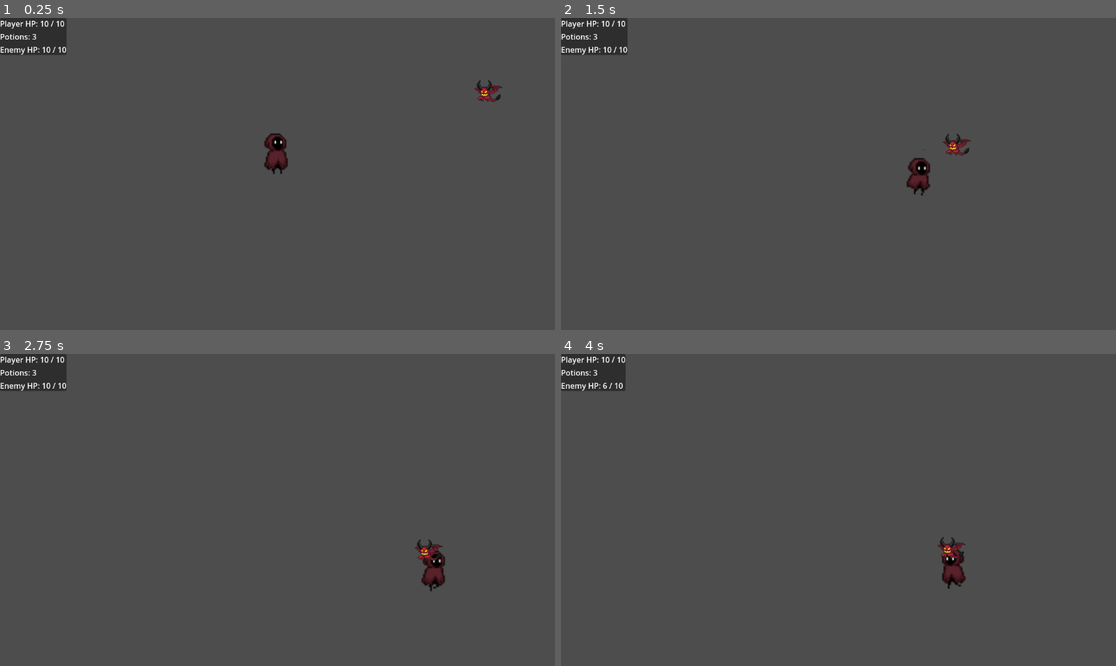
Above: before the commit, frames 1-4 (two rows, left to right).
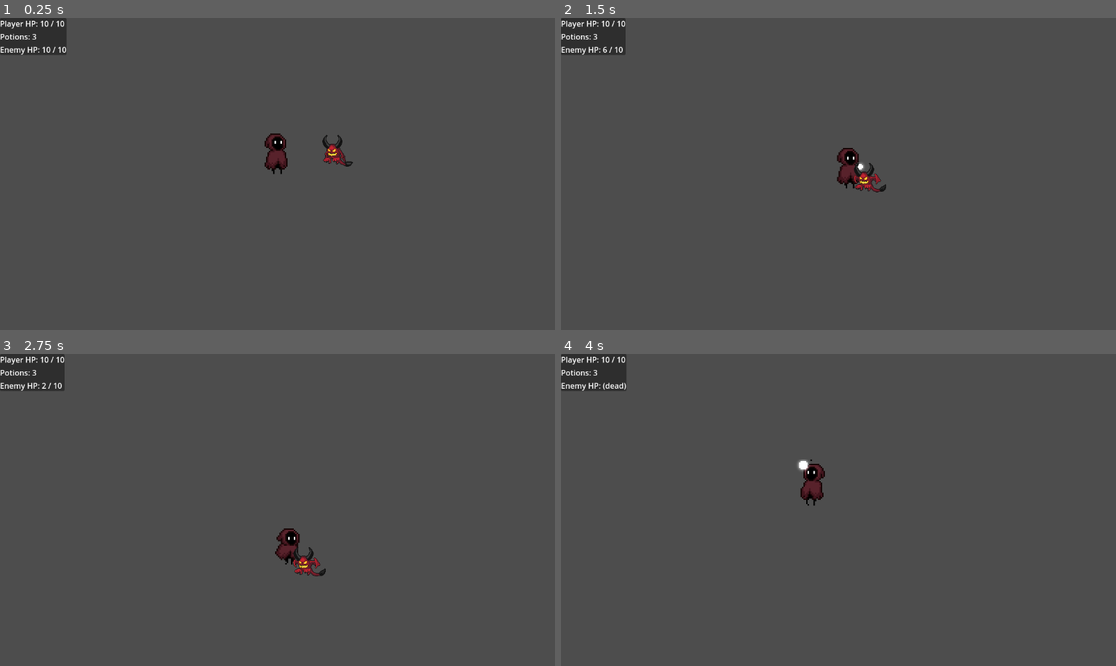
Above: after the commit, the same moments.

Repository: Benji4021/Descent
Game: Godot game, scene res://Scenes/test-scene.tscn
The game is run twice, just before and just after one commit, with the same random seed, the same clock (stepped at 60 frames per second) and the same inputs.
Inputs (mouse positions are in pixels of both pictures, inside the frame that each line leads up to):
- Up to frame 1 (0.25 s): no input
- Up to frame 2 (1.5 s): move the mouse to (960, 158) at 0.52 s; hold D (right) 0.53-1.28 s; tap J (attack_melee) at 0.6, 1.35 s; move the mouse to (727, 189) at 1.27 s; hold S (down) from 1.28 s (still down)
- Up to frame 3 (2.75 s): move the mouse to (333, 441) at 2.02 s; release S (down) at 2.03 s; hold D (right) from 2.03 s (still down); right-click (333, 441) at 2.1 s; tap J (attack_melee) at 2.3 s
- Up to frame 4 (4 s): move the mouse to (810, 572) at 2.77 s; release D (right) at 2.78 s; hold W (up) 2.78-3.53 s; tap Shift (shift) at 2.85 s; tap J (attack_melee) at 3.05, 3.8 s; move the mouse to (1005, 556) at 3.52 s; hold A (left) from 3.53 s (still down); tap H (use_heal) at 3.6 s

The runs differ from the first frame. In frame 1, 0.4% of the frame differs, in the area x 47-91%, y 20-49%; in frame 2, 1.3%, in the area x 7-74%, y 0-58%; in frame 3, 1.2%; in frame 4, 1.0%.

Commit message:
dings da
, ich hab tiramisu in Godot gemacht
KILLA

ja halt sprites sind schärfer
kamera zoom auf 1 und speed sowie größen angepasst

attack animation geht jetz
bissl png cleanup

Diff:
--- a/descent/Scenes/Enemy.tscn
+++ b/descent/Scenes/Enemy.tscn
@@ -204,16 +204,16 @@
 "speed": 5.0
 }, {
 "frames": [{
-"duration": 1.0,
+"duration": 0.75,
 "texture": SubResource("AtlasTexture_dkrmf")
 }, {
-"duration": 1.0,
+"duration": 0.75,
 "texture": SubResource("AtlasTexture_ntwgn")
 }, {
-"duration": 1.0,
+"duration": 0.75,
 "texture": SubResource("AtlasTexture_doij8")
 }, {
-"duration": 1.0,
+"duration": 0.75,
 "texture": SubResource("AtlasTexture_jef4d")
 }],
 "loop": true,
@@ -228,7 +228,7 @@
 [node name="CollisionShape2D" type="CollisionShape2D" parent="."]
 shape = SubResource("CircleShape2D_6bs3c")
 
-[node name="AnimatedSprite2D" type="AnimatedSprite2D" parent="."]
+[node name="Base_Sprite" type="AnimatedSprite2D" parent="."]
 sprite_frames = SubResource("SpriteFrames_5taui")
 animation = &"Move"
 
--- a/descent/Scenes/SpellProjectile.tscn
+++ b/descent/Scenes/SpellProjectile.tscn
@@ -1,6 +1,7 @@
-[gd_scene load_steps=3 format=3 uid="uid://ut88kdnc106i"]
+[gd_scene load_steps=4 format=3 uid="uid://ut88kdnc106i"]
 
 [ext_resource type="Script" uid="uid://bv6sqhe3kpvp4" path="res://Scripts/spell_projectile.gd" id="1_mlyel"]
+[ext_resource type="Texture2D" uid="uid://788qkw0v5v6c" path="res://Assets/Sprites/Flying Demon 2D Pixel Art/Sprites/projectile.png" id="2_2liid"]
 
 [sub_resource type="CircleShape2D" id="CircleShape2D_2liid"]
 
@@ -9,3 +10,6 @@
 
 [node name="CollisionShape2D" type="CollisionShape2D" parent="."]
 shape = SubResource("CircleShape2D_2liid")
+
+[node name="Sprite2D" type="Sprite2D" parent="."]
+texture = ExtResource("2_2liid")
--- a/descent/Scenes/player.tscn
+++ b/descent/Scenes/player.tscn
@@ -1,6 +1,6 @@
 [gd_scene load_steps=45 format=3 uid="uid://bqyhm41gom758"]
 
-[ext_resource type="Script" uid="uid://wrli5y7y6sa0" path="res://Scripts/player.gd" id="1_fkybt"]
+[ext_resource type="Script" uid="uid://wrli5y7y6sa0" path="res://Scripts/Player.gd" id="1_fkybt"]
 [ext_resource type="Texture2D" uid="uid://bxqk3obrxjka" path="res://Assets/Sprites/Body_sprite.png" id="2_3h5ux"]
 [ext_resource type="Script" uid="uid://dbrokjybv0w0g" path="res://Scripts/hitbox.gd" id="3_vgqql"]
 [ext_resource type="PackedScene" uid="uid://bhesjybjw23p3" path="res://Scenes/health_component.tscn" id="4_x3wgy"]
@@ -157,31 +157,31 @@
 [sub_resource type="SpriteFrames" id="SpriteFrames_eks44"]
 animations = [{
 "frames": [{
-"duration": 1.0,
+"duration": 0.25,
 "texture": SubResource("AtlasTexture_fkybt")
 }, {
-"duration": 1.0,
+"duration": 0.25,
 "texture": SubResource("AtlasTexture_x3wgy")
 }, {
-"duration": 1.0,
+"duration": 0.25,
 "texture": SubResource("AtlasTexture_3smsa")
 }, {
-"duration": 1.0,
+"duration": 0.25,
 "texture": SubResource("AtlasTexture_8erm5")
 }, {
-"duration": 1.0,
+"duration": 0.25,
 "texture": SubResource("AtlasTexture_f1ek2")
 }, {
-"duration": 1.0,
+"duration": 0.25,
 "texture": SubResource("AtlasTexture_tx1dd")
 }, {
-"duration": 1.0,
+"duration": 0.25,
 "texture": SubResource("AtlasTexture_gymyn")
 }, {
-"duration": 1.0,
+"duration": 0.25,
 "texture": SubResource("AtlasTexture_pu2lt")
 }],
-"loop": true,
+"loop": false,
 "name": &"Attack",
 "speed": 5.0
 }, {
@@ -215,7 +215,7 @@
 "duration": 1.0,
 "texture": SubResource("AtlasTexture_d2r0i")
 }],
-"loop": true,
+"loop": false,
 "name": &"Death",
 "speed": 2.0
 }, {
@@ -291,7 +291,7 @@
 "duration": 1.0,
 "texture": SubResource("AtlasTexture_iw4vv")
 }],
-"loop": true,
+"loop": false,
 "name": &"Wake_up",
 "speed": 1.0
 }, {
@@ -319,6 +319,7 @@
 script = ExtResource("1_fkybt")
 
 [node name="Base_Sprite" type="AnimatedSprite2D" parent="."]
+texture_filter = 1
 position = Vector2(0, -16)
 sprite_frames = SubResource("SpriteFrames_eks44")
 animation = &"Attack"
@@ -348,3 +349,5 @@
 position = Vector2(0, -13)
 scale = Vector2(1, 1.3)
 shape = SubResource("RectangleShape2D_cvnsp")
+
+[connection signal="animation_finished" from="Base_Sprite" to="." method="_on_base_sprite_animation_finished"]
--- a/descent/Scenes/test-scene.tscn
+++ b/descent/Scenes/test-scene.tscn
@@ -1,20 +1,23 @@
-[gd_scene load_steps=5 format=3 uid="uid://bi1xjjs5qc5l6"]
+[gd_scene load_steps=6 format=3 uid="uid://bi1xjjs5qc5l6"]
 
 [ext_resource type="Script" uid="uid://8a5ruyeortu1" path="res://Scripts/test_scene.gd" id="1_lu4tt"]
 [ext_resource type="PackedScene" uid="uid://bqyhm41gom758" path="res://Scenes/player.tscn" id="1_vjmrj"]
 [ext_resource type="PackedScene" uid="uid://7cwhookpdrrh" path="res://Scenes/Enemy.tscn" id="3_qvt3n"]
+[ext_resource type="PackedScene" uid="uid://ut88kdnc106i" path="res://Scenes/SpellProjectile.tscn" id="3_w1ukl"]
 [ext_resource type="PackedScene" uid="uid://bs5u0hpe1bvut" path="res://Scenes/DebugHUD.tscn" id="4_qvt3n"]
 
 [node name="TestScene" type="Node2D"]
 script = ExtResource("1_lu4tt")
 
 [node name="temp_test_cam" type="Camera2D" parent="."]
-zoom = Vector2(3, 3)
 
 [node name="Player" parent="." groups=["player"] instance=ExtResource("1_vjmrj")]
+scale = Vector2(3, 3)
+spell_scene = ExtResource("3_w1ukl")
 spell_cooldown = 0.5
 
 [node name="Enemy" parent="." groups=["enemy"] instance=ExtResource("3_qvt3n")]
 position = Vector2(160, -63)
+scale = Vector2(1, 1)
 
 [node name="DebugHud" parent="." instance=ExtResource("4_qvt3n")]
--- /dev/null
+++ b/descent/Scripts/Global/Global.gd
@@ -0,0 +1,10 @@
+extends Node
+
+# Called when the node enters the scene tree for the first time.
+func _ready():
+	pass # Replace with function body.
+
+
+# Called every frame. 'delta' is the elapsed time since the previous frame.
+func _process(delta):
+	pass
--- /dev/null
+++ b/descent/Scripts/Global/SignalBus.gd
@@ -0,0 +1,10 @@
+extends Node
+
+# Called when the node enters the scene tree for the first time.
+func _ready():
+	pass # Replace with function body.
+
+
+# Called every frame. 'delta' is the elapsed time since the previous frame.
+func _process(delta):
+	pass
--- a/descent/Scripts/Player.gd
+++ b/descent/Scripts/Player.gd
@@ -1,7 +1,7 @@
 extends CharacterBody2D
 
-@export var walk_speed: float = 75.0
-@export var sprint_speed: float = 175.0
+@export var walk_speed: float = 150.0
+@export var sprint_speed: float = 300.0
 
 @export var melee_cooldown: float = 0.25
 @export var melee_active_time: float = 0.08
@@ -16,6 +16,8 @@
 @onready var health: HealthComponent = $HealthComponent
 @onready var melee_hitbox: Area2D = $MeleeHitbox
 @onready var shoot_point: Marker2D = $ShootPoint
+
+var animation_playing := false
 
 var last_dir: Vector2 = Vector2.RIGHT
 var melee_cd_timer := 0.0
@@ -63,10 +65,11 @@
 
 	# Animation
 	if velocity != Vector2.ZERO:
-		animated_sprite.play("Running")
+		if !animation_playing:
+			animated_sprite.play("Running")
 	else:
-		animated_sprite.play("Idle")
-
+		if !animation_playing:
+			animated_sprite.play("Idle")
 	move_and_slide()
 
 	# Combat Inputs (im Physics okay)
@@ -82,6 +85,9 @@
 func try_melee() -> void:
 	if melee_cd_timer > 0: return
 	melee_cd_timer = melee_cooldown
+
+	animation_playing = true
+	animated_sprite.play("Attack")
 
 	# Hitbox vor den Player setzen
 	melee_hitbox.position = last_dir * 10.0
@@ -109,3 +115,7 @@
 
 func _on_died() -> void:
 	queue_free()
+
+func _on_base_sprite_animation_finished():
+	if animated_sprite.animation == "Attack":
+		animation_playing = false
--- a/descent/Scripts/enemy.gd
+++ b/descent/Scripts/enemy.gd
@@ -1,8 +1,9 @@
 extends CharacterBody2D
 
-@export var speed: float = 60.0
+@export var speed: float = 150.0
 @onready var health: HealthComponent = $HealthComponent
 @onready var hurtbox: Hurtbox = $Hurtbox
+@onready var animated_sprite = $Base_Sprite
 
 var player: Node2D
 
@@ -21,4 +22,9 @@
 
 	var dir = (player.global_position - global_position).normalized()
 	velocity = dir * speed
+	if velocity.x > 0:
+		animated_sprite.flip_h = true
+	if velocity.x < 0:
+		animated_sprite.flip_h = false
+	animated_sprite.play("Move")
 	move_and_slide()
--- a/descent/project.godot
+++ b/descent/project.godot
@@ -14,6 +14,11 @@
 run/main_scene="uid://bi1xjjs5qc5l6"
 config/features=PackedStringArray("4.5", "Forward Plus")
 config/icon="res://icon.svg"
+
+[autoload]
+
+SignalBus="*res://Scripts/Global/SignalBus.gd"
+Global="*res://Scripts/Global/Global.gd"
 
 [input]
 
@@ -59,3 +64,7 @@
 "events": [Object(InputEventKey,"resource_local_to_scene":false,"resource_name":"","device":-1,"window_id":0,"alt_press …(192 unchanged characters)…
 ]
 }
+
+[rendering]
+
+2d/snap/snap_2d_transforms_to_pixel=true
Not shown, removed: descent/Assets/Sprites/MC/AnimationSheet_Character.png-Benjis_Laptop.import
Binary file removed: descent/Assets/Sprites/MC/Idle.png
Not shown, removed: descent/Assets/Sprites/MC/Idle.png-Benjis_Laptop.import
Not shown, removed: descent/Assets/Sprites/MC/Idle.png.import
Binary file removed: descent/Assets/Sprites/MC/Walking.png
Not shown, removed: descent/Assets/Sprites/MC/Walking.png-Benjis_Laptop.import
Not shown, removed: descent/Assets/Sprites/MC/Walking.png.import
Not shown, added: descent/Scripts/Global/Global.gd.uid
Not shown, added: descent/Scripts/Global/SignalBus.gd.uid
